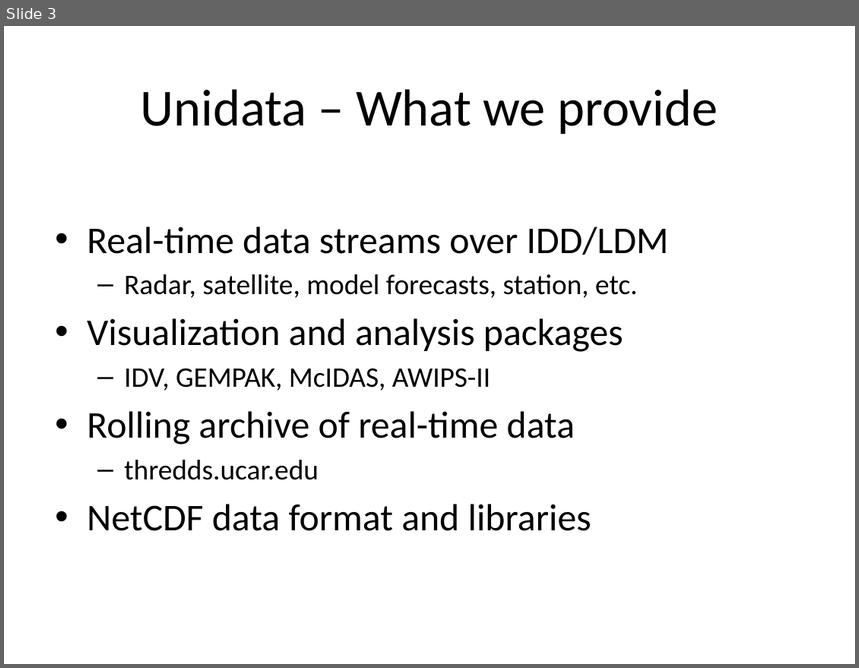
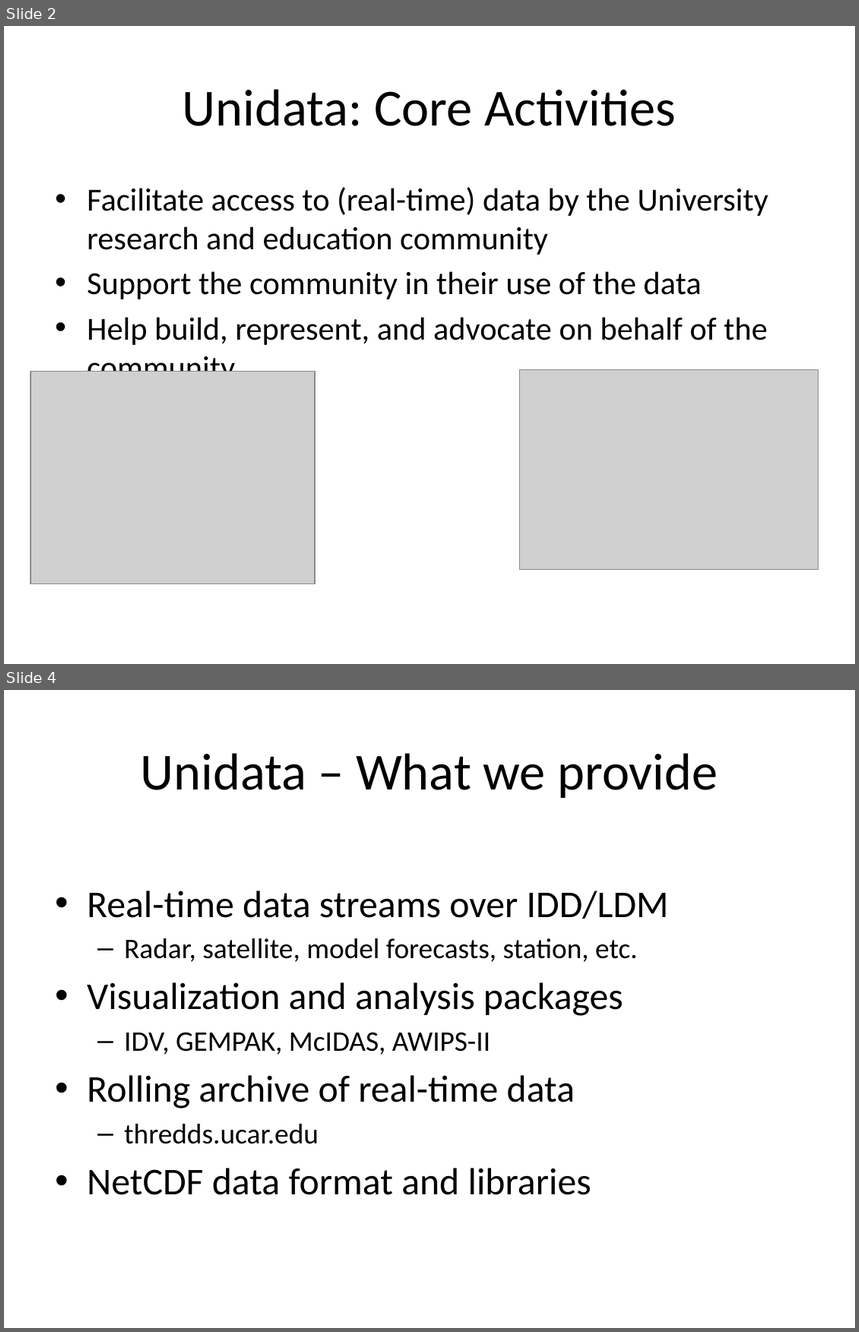
Before and after one commit to Unidata/python-workshop, a slide deck: presentations/Overview.pptx. Shown one above the other, each under a label of ours: slide 3 before the commit, slides 2 and 4 after it; the slides between them are not shown. The pictures are 859x668 and 859x1332 pixels, drawn with LibreOffice and Linux fonts; fonts in the diff are those of the drawing; grey boxes stand for pictures; background and template pictures are left out. Boxes give left, top, right and bottom in pixels: in the first picture for what was removed or moved away, otherwise in the second. Text is boxed around its words. In the diff, an @@ line names an element or a change of style, - is before the commit and + after.

Commit message:
Minor changes to overview slides (update Unidata intro slides).

```diff
--- a/presentations/Overview.pptx
+++ b/presentations/Overview.pptx
@@ slide 2 added at (x1=4, y1=26, x2=855, y2=664), background #FFFFFF @@
@@ title added at (x1=183, y1=89, x2=676, y2=126), 44 pt, text #000000 @@
+Unidata: Core Activities
@@ text added at (x1=87, y1=187, x2=769, y2=372), 27.2 pt, text #000000 @@
+• Facilitate access to (real-time) data by the University research and education community
+• Support the community in their use of the data
+• Help build, represent, and advocate on behalf of the community
@@ picture added at (x1=31, y1=372, x2=315, y2=585) @@
@@ picture added at (x1=519, y1=370, x2=819, y2=569) @@
@@ what was slide 3 is now slide 4 @@
```
Also in this commit, not shown: 2 slides changed, 1 other slide added, 1 slide removed, 1 other file.
